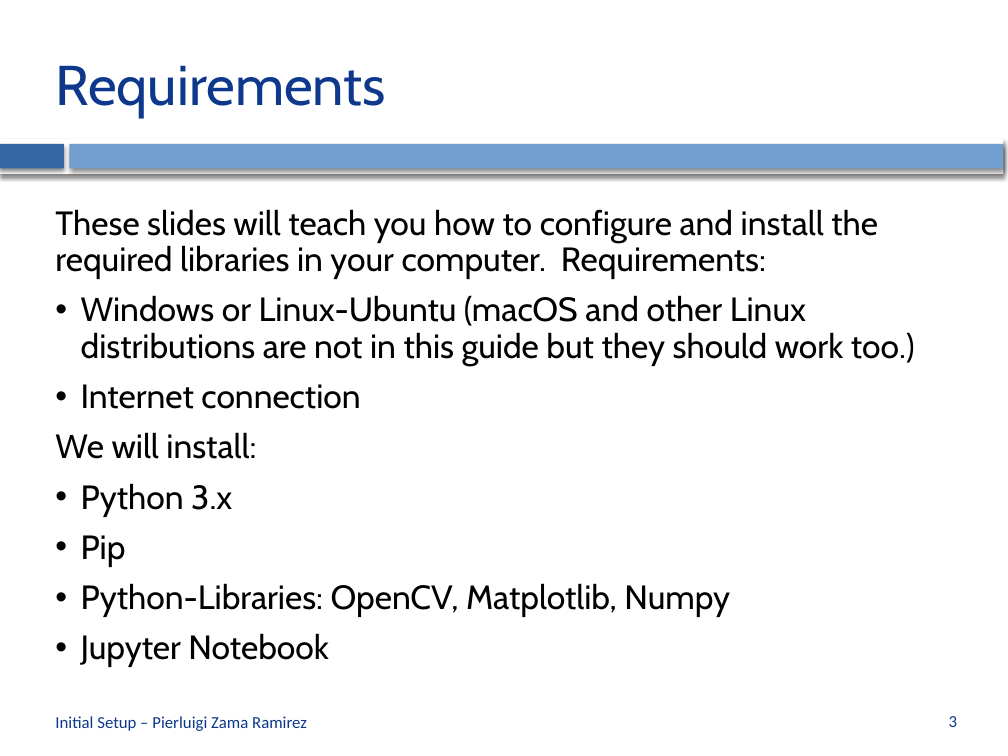
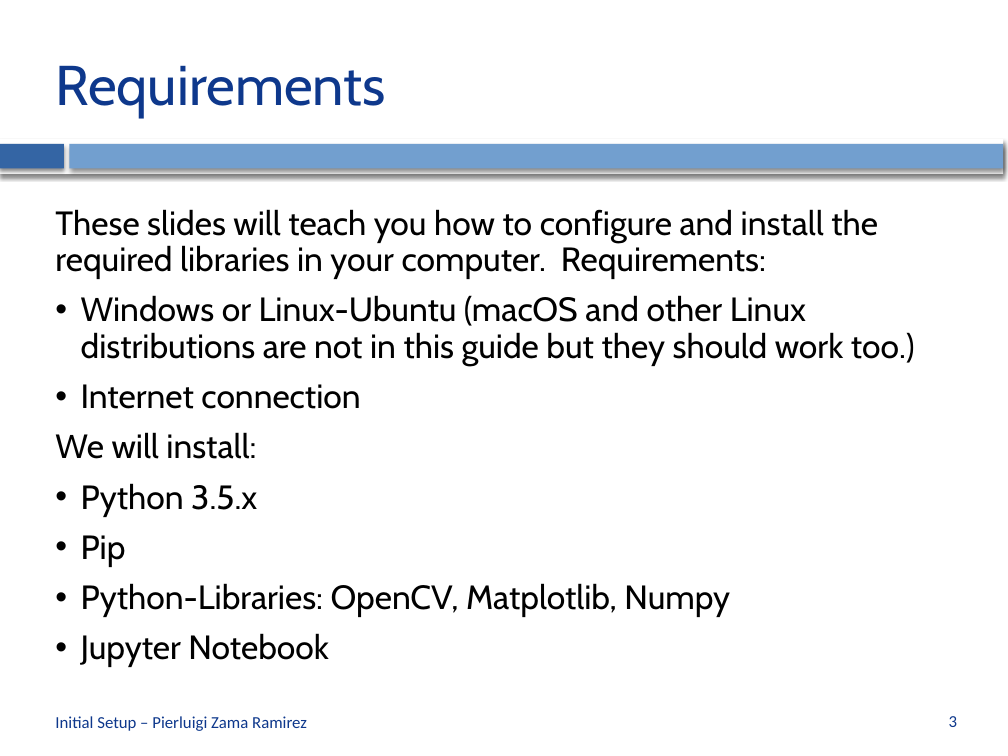
Before and after one commit to CVLAB-Unibo/ComputerVisionImageProcessing-LabSessions, a slide deck: slide 3 of LabSession0 - Initial Setup.pptx. Drawn at 1008x756 pixels with LibreOffice and Linux fonts; fonts in the diff are those of the drawing; background and template pictures are left out. Boxes give left, top, right and bottom in pixels: in the first picture for what was removed or moved away, otherwise in the second. Text is boxed around its words. In the diff, an @@ line names an element or a change of style, - is before the commit and + after.

```diff
--- a/LabSession0 - Initial Setup.pptx
+++ b/LabSession0 - Initial Setup.pptx
@@ text at (81,483,257,517): text changed @@
-• Python 3.x
+• Python 3.5.x
```
Also in this commit, not shown: 1 other slide changed, 1 other file.
